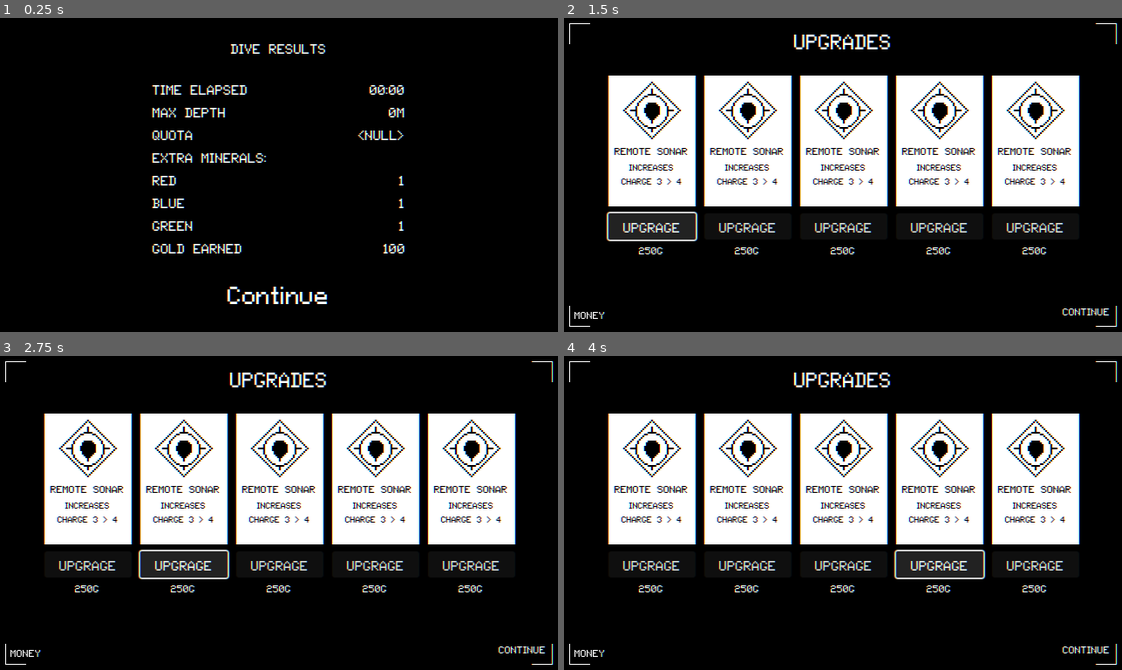
Above: before the commit, frames 1-4 (two rows, left to right).
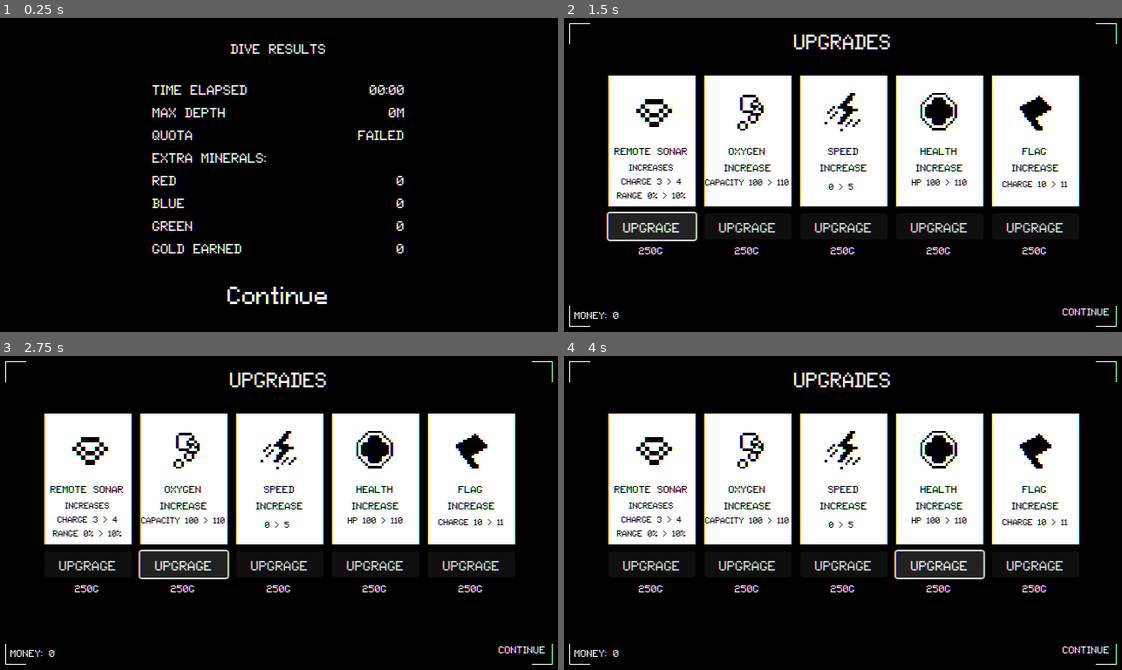
Above: after the commit, the same moments.

Repository: euphori/Pixel-Game-Jam
Game: Godot game, scene res://scenes/home_screen.tscn
Two runs of this game, one before a commit and one after it. Both use one fixed random seed, a clock stepped at 60 frames per second and the inputs below. This scene is started directly instead of the project's main scene.
Inputs:
- Up to frame 1 (0.25 s): no input
- Up to frame 2 (1.5 s): click "Continue" at 0.5 s; click "Upgrage" at 1.25 s
- Up to frame 3 (2.75 s): click "Upgrage" at 2 s
- Up to frame 4 (4 s): click "Upgrage" at 2.75 s; click "Upgrage" at 3.5 s

The runs differ from the first frame. In frame 1, 0.4% of the frame differs, in the area x 64-73%, y 35-75%; in frame 2, 5.9%, in the area x 7-91%, y 20-96%; in frame 3, 5.9%; in frame 4, 5.9%.
Error before the commit: Unable to iterate on object of type 'Nil'. (res://scenes/ResultScreen.gd:38)
Error after the commit: Unable to iterate on object of type 'Nil'. (res://scenes/ResultScreen.gd:41)

Commit message:
upgrades

Diff:
--- a/HomeScreen.gd
+++ b/HomeScreen.gd
@@ -11,6 +11,8 @@
 	#$CanvasLayer/MarginContainer/ResultScreen/VBoxContainer/Mineral/ResultLabel.text = str(Global.inventory["red"]/2)
 	#$CanvasLayer/MarginContainer/ResultScreen/VBoxContainer/Mineral2/ResultLabel.text = str(Global.inventory["blue"]/2)
 	#$CanvasLayer/MarginContainer/ResultScreen/VBoxContainer/Mineral3/ResultLabel.text = str(Global.inventory["green"]/2)
+	update_upgrades()
+	$CanvasLayer/UpgradeContainer/VBoxContainer/HBoxContainer2/MoneyLabel.text = str("MONEY: ", Global.money)
 
 
 # Called every frame. 'delta' is the elapsed time since the previous frame.
@@ -26,3 +28,60 @@
 
 func _on_upgrade_continue_button_pressed():
 	get_tree().change_scene_to_file("res://scenes/world.tscn")
+
+
+func update_upgrades():
+	$CanvasLayer/UpgradeContainer/VBoxContainer/HBoxContainer/VBoxContainer/HBoxContainer/Upgrade/Panel/Description.text = "Increases \nCharge {charge} > {next_charge}\nRange {range}% > {next_range}%".format(Global.stats["remote_sonar"])
+	$CanvasLayer/UpgradeContainer/VBoxContainer/HBoxContainer/VBoxContainer/HBoxContainer/Upgrade/Cost.text = "{up_price}G".format(Global.stats["remote_sonar"])
+
+	$CanvasLayer/UpgradeContainer/VBoxContainer/HBoxContainer/VBoxContainer/HBoxContainer/Upgrade2/Panel/Description.text = "Capacity {value} > {next_value}".format(Global.stats["oxygen"])
+	$CanvasLayer/UpgradeContainer/VBoxContainer/HBoxContainer/VBoxContainer/HBoxContainer/Upgrade2/Cost.text = "{up_price}G".format(Global.stats["oxygen"])
+
+	$CanvasLayer/UpgradeContainer/VBoxContainer/HBoxContainer/VBoxContainer/HBoxContainer/Upgrade3/Panel/Description.text = "{value} > {next_value}".format(Global.stats["speed_coefficient"])
+	$CanvasLayer/UpgradeContainer/VBoxContainer/HBoxContainer/VBoxContainer/HBoxContainer/Upgrade3/Cost.text = "{up_price}G".format(Global.stats["speed_coefficient"])
+
+	$CanvasLayer/UpgradeContainer/VBoxContainer/HBoxContainer/VBoxContainer/HBoxContainer/Upgrade4/Panel/Description.text = "HP {value} > {next_value}".format(Global.stats["hp"])
+	$CanvasLayer/UpgradeContainer/VBoxContainer/HBoxContainer/VBoxContainer/HBoxContainer/Upgrade4/Cost.text = "{up_price}G".format(Global.stats["hp"])
+
+	$CanvasLayer/UpgradeContainer/VBoxContainer/HBoxContainer/VBoxContainer/HBoxContainer/Upgrade5/Panel/Description.text = "Charge {value} > {next_value}".format(Global.stats["flag_count"])
+	$CanvasLayer/UpgradeContainer/VBoxContainer/HBoxContainer/VBoxContainer/HBoxContainer/Upgrade5/Cost.text = "{up_price}G".format(Global.stats["flag_count"])
+
+
+func _on_up_sonar_button_pressed():
+	if Global.money >= Global.stats["remote_sonar"]["up_price"]:
+		Global.money -= Global.stats["remote_sonar"]["up_price"]
+		Global.stats["remote_sonar"]["up_price"] += 250
+		Global.stats["remote_sonar"]["charge"] += 1
+		Global.stats["remote_sonar"]["next_charge"] += 1
+		Global.stats["remote_sonar"]["range"] += 10
+		Global.stats["remote_sonar"]["next_range"] += 10
+		update_upgrades()
+
+
+func _on_up_oxygen_button_pressed():
+	if Global.money >= Global.stats["oxygen"]["up_price"]:
+		Global.money -= Global.stats["oxygen"]["up_price"]
+		Global.stats["oxygen"]["value"] += 10
+		Global.stats["oxygen"]["next_value"] += 10
+		update_upgrades()
+
+func _on_up_speed_button_pressed():
+	if Global.money >= Global.stats["speed_coefficient"]["up_price"]:
+		Global.money -= Global.stats["speed_coefficient"]["up_price"]
+		Global.stats["speed_coefficient"]["value"] += 5
+		Global.stats["speed_coefficient"]["next_value"] += 5
+		update_upgrades()
+
+func _on_up_health_button_pressed():
+	if Global.money >= Global.stats["hp"]["up_price"]:
+		Global.money -= Global.stats["hp"]["up_price"]
+		Global.stats["hp"]["value"] += 10
+		Global.stats["hp"]["next_value"] += 10
+		update_upgrades()
+
+func _on_up_flag_button_pressed():
+	if Global.money >= Global.stats["flag_count"]["up_price"]:
+		Global.money -= Global.stats["flag_count"]["up_price"]
+		Global.stats["flag_count"]["value"] += 1
+		Global.stats["flag_count"]["next_value"] += 1
+		update_upgrades()
--- a/globals/Global.gd
+++ b/globals/Global.gd
@@ -2,8 +2,35 @@
 
 
 #region player stats
-var player_max_oxygen = 100
-var player_max_hp = 100
+var stats = {
+	"oxygen": {
+		"value": 100,
+		"up_price": 250,
+		"next_value": 110,
+	},
+	"hp": {
+		"value": 100,
+		"up_price": 250,
+		"next_value": 110,
+	},
+	"remote_sonar": {
+		"charge": 3,
+		"next_charge": 4,
+		"range": 0,
+		"next_range": 10,
+		"up_price": 250,
+	},
+	"speed_coefficient": {
+		"value": 0,
+		"up_price": 250,
+		"next_value": 5,
+	},
+	"flag_count": {
+		"value": 10,
+		"up_price": 250,
+		"next_value": 11,
+	},
+}
 
 
 
@@ -21,7 +48,8 @@
 	"blue" : 0,
 	"green" : 0
 }
-var money = 100
+
+var money = 0
 var curr_quota
 
 signal item_added
--- a/player/player.gd
+++ b/player/player.gd
@@ -4,9 +4,11 @@
 const SPEED = 75.0
 const JUMP_VELOCITY = -400.0
 
-var remote_sonar_charge = 3
-var flag_charge = 10
-var health = 100
+@onready var remote_sonar_charge = Global.stats["remote_sonar"]["charge"]
+@onready var flag_charge = Global.stats["flag_count"]["value"]
+@onready var health = Global.stats["hp"]["value"]
+@onready var speed_coefficient = Global.stats["speed_coefficient"]["value"]
+@onready var max_oxygen = Global.stats["oxygen"]["value"]
 
 # Get the gravity from the project settings to be synced with RigidBody nodes.
 var gravity = ProjectSettings.get_setting("physics/2d/default_gravity")
@@ -38,6 +40,7 @@
 	if cd_bar.value < 100:
 		cd_bar.value += 50 * delta
 	if Input.is_action_just_pressed("sonar") and cd_bar.value >= 100:
+
 		scan_area(false)
 	if Input.is_action_just_pressed("remote_sonar") and remote_sonar_charge > 0:
 		remote_sonar_charge -= 1
@@ -49,8 +52,8 @@
 			$Sprite2D.flip_h = false
 		else:
 			$Sprite2D.flip_h = true
-		velocity.x = xdirection * SPEED
-		velocity.y = ydirection * SPEED
+		velocity.x = xdirection * (SPEED * (1 + speed_coefficient))
+		velocity.y = ydirection * (SPEED * (1 + speed_coefficient))
 	else:
 		velocity.x = move_toward(velocity.x, 0, SPEED)
 		velocity.y = move_toward(velocity.y, 0, SPEED)
--- a/scenes/ResultScreen.gd
+++ b/scenes/ResultScreen.gd
@@ -10,12 +10,13 @@
 
 
 var elapsed_time
-var extra_mineral = {
+@onready var extra_mineral = {
 	"green" : 0,
 	"red": 0,
 	"blue" : 0
 }
 var gold_earned = 0
+var quota_completed = false
 
 # Called when the node enters the scene tree for the first time.
 func _ready():
@@ -24,9 +25,11 @@
 	var seconds = int(elapsed_time) % 60
 	time_result_label.text = str(str(minutes).pad_zeros(2), ":",str(seconds).pad_zeros(2))
 	max_depth_label.text = str(Global.max_depth, "m")
-	quota_result_label.text = check_quota()
+	check_quota()
+	quota_result_label.text = "completed" if quota_completed else "failed"
 	calc_extra_mineral()
 	gold_earned_label.text = str(gold_earned)
+	Global.money += gold_earned if quota_completed else 0
 
 # Called every frame. 'delta' is the elapsed time since the previous frame.
 func _process(delta):
@@ -38,24 +41,25 @@
 	for i in Global.curr_quota:
 		if  !Global.inventory[i] >= Global.curr_quota[i]:
 			hide_extra_labels()
-			return "failed"
+			quota_completed = false
+			return
 		else:
-			Global.inventory[i] = Global.inventory[i] - Global.curr_quota[i]
+			extra_mineral[i] += Global.inventory[i] - Global.curr_quota[i]
+			Global.inventory[i] = 0
 	gold_earned += 100
-	return "completed"
+
+	quota_completed = true
 
 
 func calc_extra_mineral():
-	for mineral in Global.inventory:
-		extra_mineral[mineral] = Global.inventory[mineral]
-		if Global.inventory[mineral] > 0 :
-			match mineral:
-				"red":
-					gold_earned += 100 * Global.inventory[mineral]
-				"blue":
-					gold_earned += 50 * Global.inventory[mineral]
-				"green":
-					gold_earned += 25 * Global.inventory[mineral]
+	for mineral in extra_mineral:
+		match mineral:
+			"red":
+				gold_earned += 100 * extra_mineral["red"]
+			"blue":
+				gold_earned += 50 * extra_mineral["blue"]
+			"green":
+				gold_earned += 25 * extra_mineral["green"]
 	extra_blue_label.text = str(extra_mineral["blue"])
 	extra_red_label.text = str(extra_mineral["red"])
 	extra_green_label.text = str(extra_mineral["green"])
--- a/scenes/home_screen.tscn
+++ b/scenes/home_screen.tscn
@@ -6,12 +6,33 @@
 [ext_resource type="Texture2D" uid="uid://cmg3v7t101egc" path="res://assets/UI/border.png" id="2_wvsig"]
 [ext_resource type="Shader" path="res://shaders/chromatic_aberration.gdshader" id="3_blqmu"]
 [ext_resource type="Texture2D" uid="uid://clc3ow7rvgmsp" path="res://assets/beam.png" id="4_ffi38"]
+[ext_resource type="Texture2D" uid="uid://dgubcdeysf4n3" path="res://assets/UI/icons.png" id="5_5nak2"]
 [ext_resource type="Texture2D" uid="uid://da1y6q4rq7mpu" path="res://assets/UI/sensor_icon.png" id="5_j7xpm"]
 [ext_resource type="Texture2D" uid="uid://2cirhdn06ain" path="res://assets/UI/remote_sensor_icon.png" id="6_2aw6j"]
 [ext_resource type="Texture2D" uid="uid://bl3s7mdotqwfx" path="res://assets/UI/oxygen_icon.png" id="7_jisu6"]
 [ext_resource type="Texture2D" uid="uid://dwla1y4meiyr1" path="res://assets/UI/speed_icon.png" id="8_ean4d"]
 [ext_resource type="Texture2D" uid="uid://5es7o1ubpwfa" path="res://assets/UI/diamond.png" id="9_kg4p2"]
 [ext_resource type="Script" path="res://scenes/ResultScreen.gd" id="10_q8m8g"]
+
+[sub_resource type="AtlasTexture" id="AtlasTexture_viu07"]
+atlas = ExtResource("5_5nak2")
+region = Rect2(62.0522, 29.4312, 11.2158, 12.432)
+
+[sub_resource type="AtlasTexture" id="AtlasTexture_kyey7"]
+atlas = ExtResource("5_5nak2")
+region = Rect2(33.108, 0.110886, 14.3238, 16.3508)
+
+[sub_resource type="AtlasTexture" id="AtlasTexture_32gr2"]
+atlas = ExtResource("5_5nak2")
+region = Rect2(65.1341, 0.379914, 14.9995, 18.648)
+
+[sub_resource type="AtlasTexture" id="AtlasTexture_jydpq"]
+atlas = ExtResource("5_5nak2")
+region = Rect2(0.136368, 31.0541, 16.4859, 17.567)
+
+[sub_resource type="AtlasTexture" id="AtlasTexture_mlo83"]
+atlas = ExtResource("5_5nak2")
+region = Rect2(30.2677, 29.7006, 17.9724, 19.7291)
 
 [sub_resource type="ShaderMaterial" id="ShaderMaterial_355br"]
 shader = ExtResource("3_blqmu")
@@ -96,12 +117,12 @@
 layout_mode = 2
 
 [node name="Icon" type="Sprite2D" parent="CanvasLayer/UpgradeContainer/VBoxContainer/HBoxContainer/VBoxContainer/HBoxContainer/Upgrade/Panel"]
-modulate = Color(0, 0, 0, 1)
 position = Vector2(50, -114)
-scale = Vector2(2, 2)
-texture = ExtResource("6_2aw6j")
+scale = Vector2(5.19763, 5.19763)
+texture = SubResource("AtlasTexture_viu07")
 
 [node name="Title" type="Label" parent="CanvasLayer/UpgradeContainer/VBoxContainer/HBoxContainer/VBoxContainer/HBoxContainer/Upgrade/Panel"]
+layout_mode = 0
 offset_top = -76.0
 offset_right = 100.0
 offset_bottom = -56.0
@@ -113,7 +134,8 @@
 text = "Remote Sonar"
 horizontal_alignment = 1
 
-[node name="Description2" type="Label" parent="CanvasLayer/UpgradeContainer/VBoxContainer/HBoxContainer/VBoxContainer/HBoxContainer/Upgrade/Panel"]
+[node name="Description" type="Label" parent="CanvasLayer/UpgradeContainer/VBoxContainer/HBoxContainer/VBoxContainer/HBoxContainer/Upgrade/Panel"]
+layout_mode = 0
 offset_top = -56.0
 offset_right = 100.0
 offset_bottom = -4.0
@@ -123,11 +145,12 @@
 theme_override_fonts/font = ExtResource("2_dhl3i")
 theme_override_font_sizes/font_size = 10
 text = "increases
-charge 3 > 4"
+charge 3 > 4
+Range 0% > 10%"
 horizontal_alignment = 1
 autowrap_mode = 2
 
-[node name="Button" type="Button" parent="CanvasLayer/UpgradeContainer/VBoxContainer/HBoxContainer/VBoxContainer/HBoxContainer/Upgrade"]
+[node name="UpSonarButton" type="Button" parent="CanvasLayer/UpgradeContainer/VBoxContainer/HBoxContainer/VBoxContainer/HBoxContainer/Upgrade"]
 layout_mode = 2
 theme_override_fonts/font = ExtResource("2_dhl3i")
 text = "Upgrage"
@@ -155,12 +178,12 @@
 layout_mode = 2
 
 [node name="Icon" type="Sprite2D" parent="CanvasLayer/UpgradeContainer/VBoxContainer/HBoxContainer/VBoxContainer/HBoxContainer/Upgrade2/Panel"]
-modulate = Color(0, 0, 0, 1)
-position = Vector2(50, -114)
-scale = Vector2(2, 2)
-texture = ExtResource("6_2aw6j")
+position = Vector2(50, -111)
+scale = Vector2(2.9724, 2.9724)
+texture = SubResource("AtlasTexture_kyey7")
 
 [node name="Title" type="Label" parent="CanvasLayer/UpgradeContainer/VBoxContainer/HBoxContainer/VBoxContainer/HBoxContainer/Upgrade2/Panel"]
+layout_mode = 0
 offset_top = -76.0
 offset_right = 100.0
 offset_bottom = -56.0
@@ -169,24 +192,25 @@
 theme_override_colors/font_color = Color(0, 0, 0, 1)
 theme_override_fonts/font = ExtResource("2_dhl3i")
 theme_override_font_sizes/font_size = 12
-text = "Remote Sonar"
-horizontal_alignment = 1
-
-[node name="Description2" type="Label" parent="CanvasLayer/UpgradeContainer/VBoxContainer/HBoxContainer/VBoxContainer/HBoxContainer/Upgrade2/Panel"]
-offset_top = -56.0
-offset_right = 100.0
-offset_bottom = -4.0
+text = "Oxygen
+Increase"
+horizontal_alignment = 1
+
+[node name="Description" type="Label" parent="CanvasLayer/UpgradeContainer/VBoxContainer/HBoxContainer/VBoxContainer/HBoxContainer/Upgrade2/Panel"]
+layout_mode = 0
+offset_top = -39.0
+offset_right = 100.0
+offset_bottom = 13.0
 size_flags_horizontal = 0
 size_flags_vertical = 10
 theme_override_colors/font_color = Color(0, 0, 0, 1)
 theme_override_fonts/font = ExtResource("2_dhl3i")
 theme_override_font_sizes/font_size = 10
-text = "increases
-charge 3 > 4"
+text = "Capacity 100 > 110"
 horizontal_alignment = 1
 autowrap_mode = 2
 
-[node name="Button" type="Button" parent="CanvasLayer/UpgradeContainer/VBoxContainer/HBoxContainer/VBoxContainer/HBoxContainer/Upgrade2"]
+[node name="UpOxygenButton" type="Button" parent="CanvasLayer/UpgradeContainer/VBoxContainer/HBoxContainer/VBoxContainer/HBoxContainer/Upgrade2"]
 layout_mode = 2
 theme_override_fonts/font = ExtResource("2_dhl3i")
 text = "Upgrage"
@@ -214,12 +238,12 @@
 layout_mode = 2
 
 [node name="Icon" type="Sprite2D" parent="CanvasLayer/UpgradeContainer/VBoxContainer/HBoxContainer/VBoxContainer/HBoxContainer/Upgrade3/Panel"]
-modulate = Color(0, 0, 0, 1)
-position = Vector2(50, -114)
-scale = Vector2(2, 2)
-texture = ExtResource("6_2aw6j")
+position = Vector2(49, -109)
+scale = Vector2(2.92898, 2.92898)
+texture = SubResource("AtlasTexture_32gr2")
 
 [node name="Title" type="Label" parent="CanvasLayer/UpgradeContainer/VBoxContainer/HBoxContainer/VBoxContainer/HBoxContainer/Upgrade3/Panel"]
+layout_mode = 0
 offset_top = -76.0
 offset_right = 100.0
 offset_bottom = -56.0
@@ -228,24 +252,26 @@
 theme_override_colors/font_color = Color(0, 0, 0, 1)
 theme_override_fonts/font = ExtResource("2_dhl3i")
 theme_override_font_sizes/font_size = 12
-text = "Remote Sonar"
-horizontal_alignment = 1
-
-[node name="Description2" type="Label" parent="CanvasLayer/UpgradeContainer/VBoxContainer/HBoxContainer/VBoxContainer/HBoxContainer/Upgrade3/Panel"]
-offset_top = -56.0
-offset_right = 100.0
-offset_bottom = -4.0
+text = "Speed
+Increase"
+horizontal_alignment = 1
+
+[node name="Description" type="Label" parent="CanvasLayer/UpgradeContainer/VBoxContainer/HBoxContainer/VBoxContainer/HBoxContainer/Upgrade3/Panel"]
+layout_mode = 0
+offset_left = -2.0
+offset_top = -34.0
+offset_right = 98.0
+offset_bottom = 18.0
 size_flags_horizontal = 0
 size_flags_vertical = 10
 theme_override_colors/font_color = Color(0, 0, 0, 1)
 theme_override_fonts/font = ExtResource("2_dhl3i")
 theme_override_font_sizes/font_size = 10
-text = "increases
-charge 3 > 4"
+text = "100% > 105%"
 horizontal_alignment = 1
 autowrap_mode = 2
 
-[node name="Button" type="Button" parent="CanvasLayer/UpgradeContainer/VBoxContainer/HBoxContainer/VBoxContainer/HBoxContainer/Upgrade3"]
+[node name="UpSpeedButton" type="Button" parent="CanvasLayer/UpgradeContainer/VBoxContainer/HBoxContainer/VBoxContainer/HBoxContainer/Upgrade3"]
 layout_mode = 2
 theme_override_fonts/font = ExtResource("2_dhl3i")
 text = "Upgrage"
@@ -274,11 +300,12 @@
 
 [node name="Icon" type="Sprite2D" parent="CanvasLayer/UpgradeContainer/VBoxContainer/HBoxContainer/VBoxContainer/HBoxContainer/Upgrade4/Panel"]
 modulate = Color(0, 0, 0, 1)
-position = Vector2(50, -114)
-scale = Vector2(2, 2)
-texture = ExtResource("6_2aw6j")
+position = Vector2(49, -114)
+scale = Vector2(2.67342, 2.67342)
+texture = SubResource("AtlasTexture_jydpq")
 
 [node name="Title" type="Label" parent="CanvasLayer/UpgradeContainer/VBoxContainer/HBoxContainer/VBoxContainer/HBoxContainer/Upgrade4/Panel"]
+layout_mode = 0
 offset_top = -76.0
 offset_right = 100.0
 offset_bottom = -56.0
@@ -287,24 +314,25 @@
 theme_override_colors/font_color = Color(0, 0, 0, 1)
 theme_override_fonts/font = ExtResource("2_dhl3i")
 theme_override_font_sizes/font_size = 12
-text = "Remote Sonar"
-horizontal_alignment = 1
-
-[node name="Description2" type="Label" parent="CanvasLayer/UpgradeContainer/VBoxContainer/HBoxContainer/VBoxContainer/HBoxContainer/Upgrade4/Panel"]
-offset_top = -56.0
-offset_right = 100.0
-offset_bottom = -4.0
+text = "Health
+Increase"
+horizontal_alignment = 1
+
+[node name="Description" type="Label" parent="CanvasLayer/UpgradeContainer/VBoxContainer/HBoxContainer/VBoxContainer/HBoxContainer/Upgrade4/Panel"]
+layout_mode = 0
+offset_top = -39.0
+offset_right = 100.0
+offset_bottom = 13.0
 size_flags_horizontal = 0
 size_flags_vertical = 10
 theme_override_colors/font_color = Color(0, 0, 0, 1)
 theme_override_fonts/font = ExtResource("2_dhl3i")
 theme_override_font_sizes/font_size = 10
-text = "increases
-charge 3 > 4"
+text = "HP 100 > 110"
 horizontal_alignment = 1
 autowrap_mode = 2
 
-[node name="Button" type="Button" parent="CanvasLayer/UpgradeContainer/VBoxContainer/HBoxContainer/VBoxContainer/HBoxContainer/Upgrade4"]
+[node name="UpHealthButton" type="Button" parent="CanvasLayer/UpgradeContainer/VBoxContainer/HBoxContainer/VBoxContainer/HBoxContainer/Upgrade4"]
 layout_mode = 2
 theme_override_fonts/font = ExtResource("2_dhl3i")
 text = "Upgrage"
@@ -333,11 +361,12 @@
 
 [node name="Icon" type="Sprite2D" parent="CanvasLayer/UpgradeContainer/VBoxContainer/HBoxContainer/VBoxContainer/HBoxContainer/Upgrade5/Panel"]
 modulate = Color(0, 0, 0, 1)
-position = Vector2(50, -114)
-scale = Vector2(2, 2)
-texture = ExtResource("6_2aw6j")
+position = Vector2(47, -113)
+scale = Vector2(2.55598, 2.55598)
+texture = SubResource("AtlasTexture_mlo83")
 
 [node name="Title" type="Label" parent="CanvasLayer/UpgradeContainer/VBoxContainer/HBoxContainer/VBoxContainer/HBoxContainer/Upgrade5/Panel"]
+layout_mode = 0
 offset_top = -76.0
 offset_right = 100.0
 offset_bottom = -56.0
@@ -346,24 +375,26 @@
 theme_override_colors/font_color = Color(0, 0, 0, 1)
 theme_override_fonts/font = ExtResource("2_dhl3i")
 theme_override_font_sizes/font_size = 12
-text = "Remote Sonar"
-horizontal_alignment = 1
-
-[node name="Description2" type="Label" parent="CanvasLayer/UpgradeContainer/VBoxContainer/HBoxContainer/VBoxContainer/HBoxContainer/Upgrade5/Panel"]
-offset_top = -56.0
-offset_right = 100.0
-offset_bottom = -4.0
+text = "flag
+increase
+"
+horizontal_alignment = 1
+
+[node name="Description" type="Label" parent="CanvasLayer/UpgradeContainer/VBoxContainer/HBoxContainer/VBoxContainer/HBoxContainer/Upgrade5/Panel"]
+layout_mode = 0
+offset_top = -37.0
+offset_right = 100.0
+offset_bottom = 15.0
 size_flags_horizontal = 0
 size_flags_vertical = 10
 theme_override_colors/font_color = Color(0, 0, 0, 1)
 theme_override_fonts/font = ExtResource("2_dhl3i")
 theme_override_font_sizes/font_size = 10
-text = "increases
-charge 3 > 4"
+text = "Charge 10 > 11"
 horizontal_alignment = 1
 autowrap_mode = 2
 
-[node name="Button" type="Button" parent="CanvasLayer/UpgradeContainer/VBoxContainer/HBoxContainer/VBoxContainer/HBoxContainer/Upgrade5"]
+[node name="UpFlagButton" type="Button" parent="CanvasLayer/UpgradeContainer/VBoxContainer/HBoxContainer/VBoxContainer/HBoxContainer/Upgrade5"]
 layout_mode = 2
 theme_override_fonts/font = ExtResource("2_dhl3i")
 text = "Upgrage"
@@ -632,5 +663,10 @@
 scale = Vector2(81.25, 46.875)
 texture = ExtResource("4_ffi38")
 
+[connection signal="pressed" from="CanvasLayer/UpgradeContainer/VBoxContainer/HBoxContainer/VBoxContainer/HBoxContainer/Upgrade/UpSonarButton" to="." method="_on_up_sonar_button_pressed"]
+[connection signal="pressed" from="CanvasLayer/UpgradeContainer/VBoxContainer/HBoxContainer/VBoxContainer/HBoxContainer/Upgrade2/UpOxygenButton" to="." method="_on_up_oxygen_button_pressed"]
+[connection signal="pressed" from="CanvasLayer/UpgradeContainer/VBoxContainer/HBoxContainer/VBoxContainer/HBoxContainer/Upgrade3/UpSpeedButton" to="." method="_on_up_speed_button_pressed"]
+[connection signal="pressed" from="CanvasLayer/UpgradeContainer/VBoxContainer/HBoxContainer/VBoxContainer/HBoxContainer/Upgrade4/UpHealthButton" to="." method="_on_up_health_button_pressed"]
+[connection signal="pressed" from="CanvasLayer/UpgradeContainer/VBoxContainer/HBoxContainer/VBoxContainer/HBoxContainer/Upgrade5/UpFlagButton" to="." method="_on_up_flag_button_pressed"]
 [connection signal="pressed" from="CanvasLayer/UpgradeContainer/VBoxContainer/HBoxContainer2/UpgradeContinueButton" to="." method="_on_upgrade_continue_button_pressed"]
 [connection signal="pressed" from="CanvasLayer/ResultContainer/ResultScreen/ContinueButton" to="." method="_on_continue_button_pressed"]
--- a/scenes/world.gd
+++ b/scenes/world.gd
@@ -36,7 +36,7 @@
 			_quota_label.name = i
 			_quota_label.text = i
 	Global.connect("item_added" ,update_quota )
-	oxygen = Global.player_max_oxygen
+	oxygen = Global.stats["oxygen"]["value"]
 	update_quota()
 
 func _input(event):
Binary file added: assets/UI/icons.png
Not shown, added: assets/UI/icons.png.import
Not shown: 1 places in scenes/home_screen.tscn that only renumber resources
